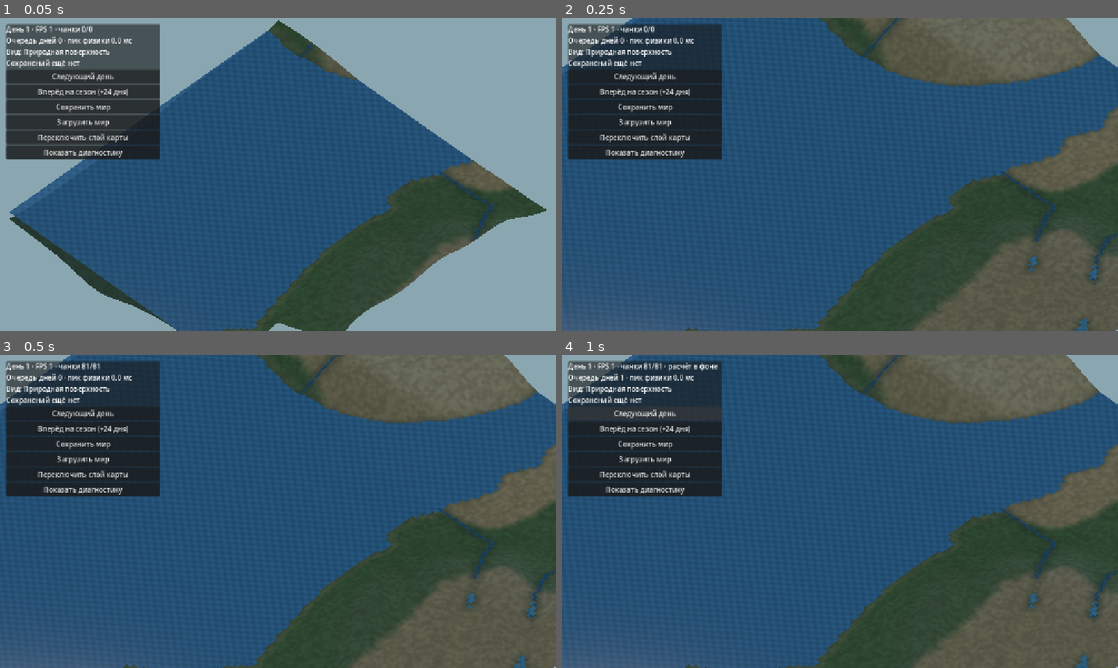
Above: before the commit, frames 1-4 (two rows, left to right).
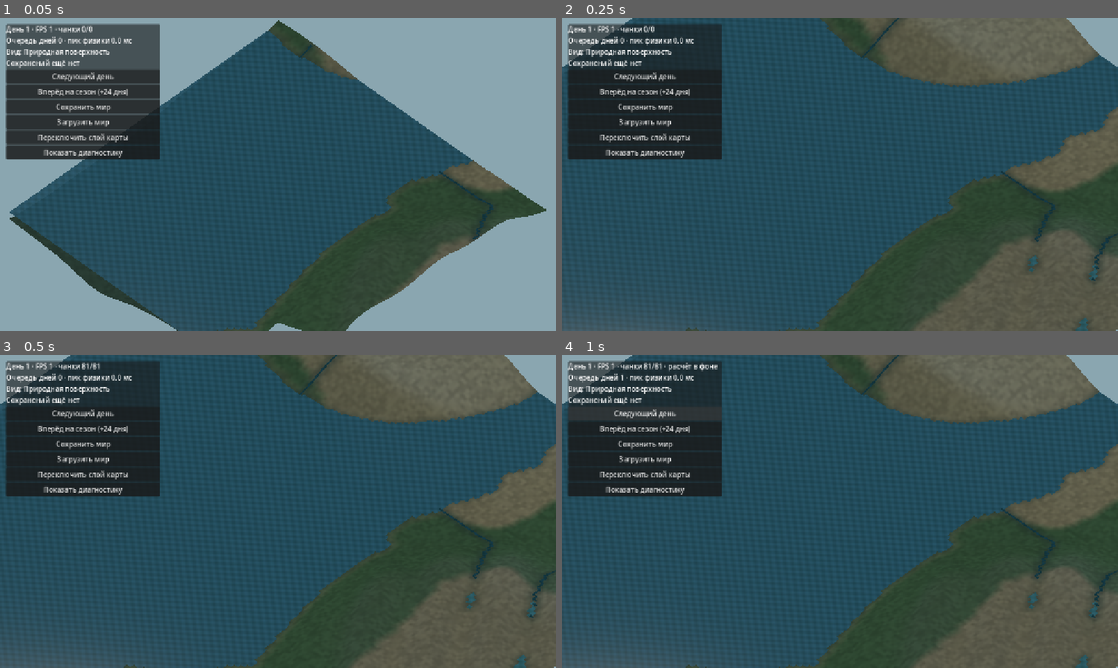
Above: after the commit, the same moments.

Repository: cyrox007/lands-and-ages
Game: Godot game, scene res://scenes/world.tscn
The game is run twice, just before and just after one commit, with the same random seed, the same clock (stepped at 60 frames per second) and the same inputs.
Inputs:
- Up to frame 1 (0.05 s): no input
- Up to frame 2 (0.25 s): no input
- Up to frame 3 (0.5 s): no input
- Up to frame 4 (1 s): click "Следующий день" at 0.5 s

The runs differ from the first frame. In frame 1, 36% of the frame differs, in the area x 1-89%, y 4-100%; in frame 2, 49%; in frame 3, 49%; in frame 4, 49%, in the area x 0-100%, y 0-100%.

Commit message:
feat(visual): смягчить природные цвета воды и читать промерзание без профиля клетки

Diff:
--- a/godot/scripts/water_mesh.gd
+++ b/godot/scripts/water_mesh.gd
@@ -29,18 +29,18 @@
 			var lake: bool = hydro.lake_at(index)
 			var ocean: bool = hydro.ocean_at(index)
 			var river: bool = hydro.river_at(index)
-			var color := Color(0.17, 0.39, 0.58, 0.87)
+			var color := Color(0.16, 0.34, 0.38, 0.92)
 			if ocean:
-				color = Color(0.12, 0.29, 0.47, 0.88)
+				color = Color(0.12, 0.27, 0.35, 0.93)
 			elif lake:
-				color = Color(0.14, 0.33, 0.49, 0.90)
+				color = Color(0.14, 0.31, 0.37, 0.91)
 			elif not river:
-				color = Color(0.23, 0.54, 0.65, 0.82)
+				color = Color(0.22, 0.37, 0.38, 0.83)
 			if surface != null:
-				var state: Dictionary = surface.profile_at(cell)
+				var frost: float = surface.frost_at_index(index)
 				# Лёд проявляется постепенно по мере промерзания воды.
-				var ice: float = smoothstep(0.20, 0.90, float(state["frost"]))
-				color = color.lerp(Color(0.72, 0.85, 0.93, 0.96), ice)
+				var ice: float = smoothstep(0.20, 0.90, frost)
+				color = color.lerp(Color(0.77, 0.86, 0.89, 0.96), ice)
 			if ocean or lake or not river:
 				var a: Vector3 = world.config.to_scene(Vector2(x, y), level)
 				var b: Vector3 = world.config.to_scene(Vector2(x + 1, y), level)
